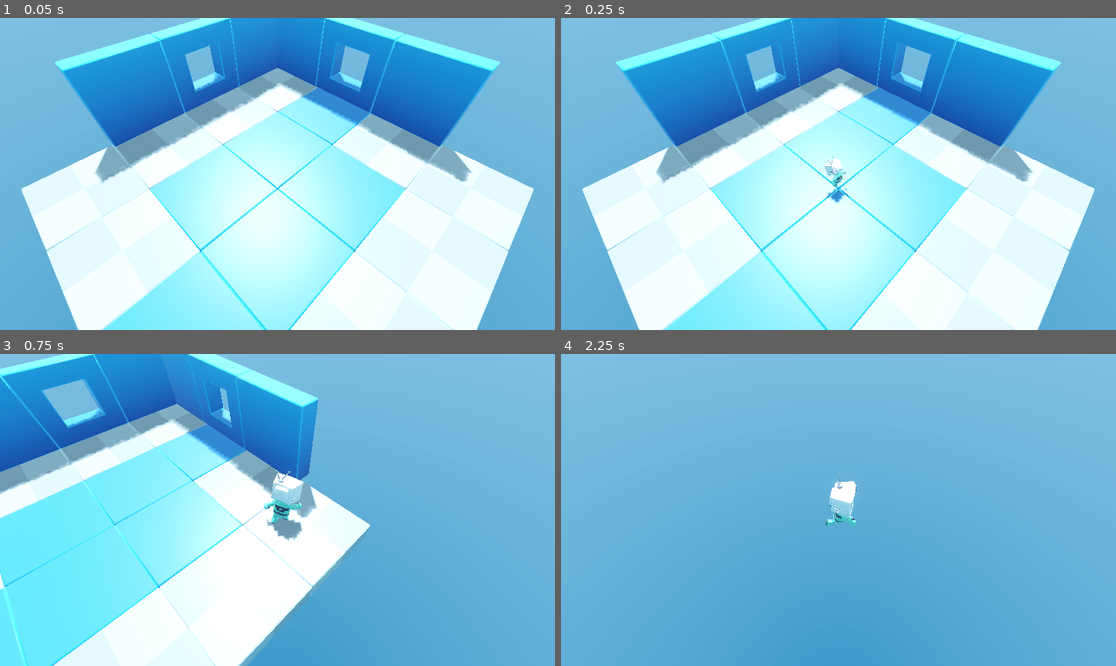
Above: before the commit, frames 1-4 (two rows, left to right).
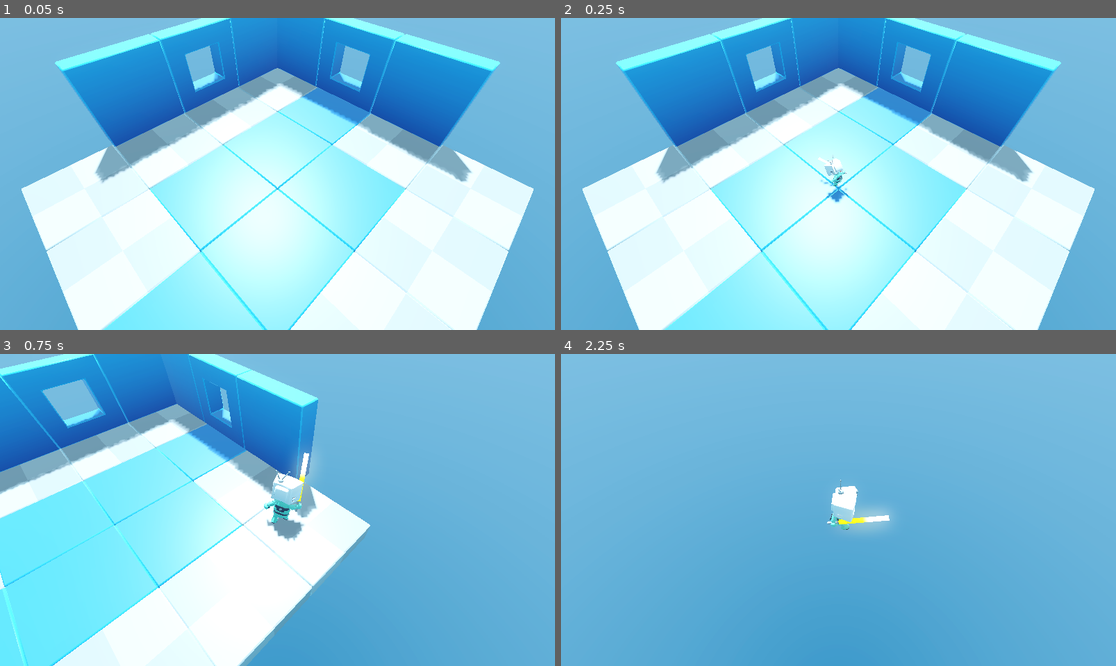
Above: after the commit, the same moments.

Repository: vibrunazo/godot-roguelike
Game: Godot game, scene res://Levels/LevelTemplate.tscn
The game is run twice, just before and just after one commit, with the same random seed, the same clock (stepped at 60 frames per second) and the same inputs.
Inputs:
- Up to frame 1 (0.05 s): no input
- Up to frame 2 (0.25 s): no input
- Up to frame 3 (0.75 s): hold D (move_right) from 0.53 s (still down); hold Space (dash) from 0.53 s (still down)
- Up to frame 4 (2.25 s): release D (move_right) at 1.28 s; release Space (dash) at 1.28 s; hold S (move_back) 1.28-2.03 s; tap Space (dash) at 1.35 s; hold D (move_right) from 2.03 s (still down); hold Space (dash) from 2.03 s (still down)

Frame 1 is identical in both runs. In frame 2, less than 0.1% of the frame differs, in the area x 46-52%, y 44-56%; in frame 3, 0.4%; in frame 4, 0.9%, in the area x 47-60%, y 38-58%.

Commit message:
17. The BoneAttachment3D Node

Diff:
--- a/Player/animated_player.tscn
+++ b/Player/animated_player.tscn
@@ -24,6 +24,18 @@
 
 [node name="GamedevTV_Mannequin_Medium" instance=ExtResource("1_08whr")]
 
+[node name="WeaponSlot" type="BoneAttachment3D" parent="Rig_Medium/Skeleton3D" index="6"]
+bone_name = "hand.r"
+bone_idx = 12
+
+[node name="RightFootBone" type="BoneAttachment3D" parent="Rig_Medium/Skeleton3D" index="7"]
+bone_name = "foot.r"
+bone_idx = 21
+
+[node name="LeftFootBone" type="BoneAttachment3D" parent="Rig_Medium/Skeleton3D" index="8"]
+bone_name = "foot.l"
+bone_idx = 17
+
 [node name="AnimationPlayer" type="AnimationPlayer" parent="." index="1"]
 libraries = {
 &"PlayerAnimations": SubResource("AnimationLibrary_8whr0")
--- a/Player/player.tscn
+++ b/Player/player.tscn
@@ -7,6 +7,34 @@
 [ext_resource type="Script" uid="uid://b6sf47mawx7hp" path="res://Player/mannequin_animation_tree.gd" id="3_vtle1"]
 [ext_resource type="Script" uid="uid://c2fahn2m2se57" path="res://StateMachine/PlayerStates/PlayerFall.gd" id="4_gwnis"]
 [ext_resource type="Script" uid="uid://21pflv2d1drw" path="res://StateMachine/PlayerStates/PlayerDash.gd" id="5_a28ek"]
+
+[sub_resource type="Gradient" id="Gradient_vtle1"]
+offsets = PackedFloat32Array(0, 0.25247526, 0.7574257)
+colors = PackedColorArray(1, 1, 1, 1, 1, 1, 0, 1, 1, 0, 0, 1)
+
+[sub_resource type="GradientTexture2D" id="GradientTexture2D_od3ui"]
+gradient = SubResource("Gradient_vtle1")
+fill_to = Vector2(0, 1)
+
+[sub_resource type="GradientTexture2D" id="GradientTexture2D_00tjw"]
+gradient = SubResource("Gradient_vtle1")
+fill_to = Vector2(0, 1)
+
+[sub_resource type="StandardMaterial3D" id="StandardMaterial3D_x3vf3"]
+albedo_texture = SubResource("GradientTexture2D_od3ui")
+emission_enabled = true
+emission_energy_multiplier = 4.0
+emission_texture = SubResource("GradientTexture2D_00tjw")
+
+[sub_resource type="CylinderMesh" id="CylinderMesh_apopc"]
+top_radius = 0.1
+bottom_radius = 0.1
+cap_top = false
+
+[sub_resource type="CylinderMesh" id="CylinderMesh_5htga"]
+top_radius = 0.05
+bottom_radius = 0.05
+height = 0.5
 
 [sub_resource type="AnimationNodeAnimation" id="AnimationNodeAnimation_vtle1"]
 animation = &"PlayerAnimations/Dodge_Forward"
@@ -147,54 +175,65 @@
 transform = Transform3D(1, 0, 0, 0, 1, 0, 0, 0, 1, 0, -1, 0)
 
 [node name="Skeleton3D" parent="GamedevTV_Mannequin_Medium/Rig_Medium" parent_id_path=PackedInt32Array(1008985588, 119264060) index="0" unique_id=160620034]
-bones/1/position = Vector3(2.6693966e-19, 0.4088917, 6.3643375e-26)
-bones/1/rotation = Quaternion(0.05342303, 0.021560187, -0.001011334, 0.99833876)
-bones/2/rotation = Quaternion(0.021997843, -0.046455514, -0.011573662, 0.9986111)
-bones/3/rotation = Quaternion(-0.0027963133, 7.609721e-10, -0.00024204554, 0.9999961)
+bones/1/position = Vector3(0, 0.34250855, 0)
+bones/1/rotation = Quaternion(0.049999345, 0.021563066, -0.0009477448, 0.998516)
+bones/2/rotation = Quaternion(0.031499717, 0.01707463, -0.022661148, 0.999101)
+bones/3/rotation = Quaternion(0.036159825, -8.813211e-06, -0.00022715177, 0.9993461)
 bones/3/scale = Vector3(1, 0.9999999, 1)
-bones/4/position = Vector3(0.21200737, 0.1373067, 0.016331322)
-bones/4/rotation = Quaternion(-0.6642612, -0.09978933, -0.6487165, 0.35772362)
+bones/4/position = Vector3(0.21200737, 0.13245234, -0.00864213)
+bones/4/rotation = Quaternion(-0.6041391, 0.03544846, -0.6256087, 0.4923141)
 bones/4/scale = Vector3(0.9999993, 0.99999917, 0.99999976)
-bones/5/rotation = Quaternion(-1.13229985e-08, -5.28344e-08, -0.53941125, 0.84204257)
+bones/5/rotation = Quaternion(-1.05615605e-08, -6.4268e-08, -0.57116765, 0.8208334)
 bones/5/scale = Vector3(1.0000002, 0.9999999, 1)
 bones/6/rotation = Quaternion(7.598428e-09, -3.8330903e-09, 0.0266581, 0.99964464)
 bones/6/scale = Vector3(1, 1, 1)
-bones/7/rotation = Quaternion(-0.128151, -0.32806826, 0.01877274, 0.93573296)
+bones/7/rotation = Quaternion(-0.19885518, -0.26042274, -0.033728883, 0.9441923)
 bones/7/scale = Vector3(0.9999999, 1, 1.0000001)
 bones/8/position = Vector3(5.138707e-10, 0.096125096, -0.057500064)
-bones/8/rotation = Quaternion(-0.024385571, 0.01721784, -0.64913154, 0.7600902)
+bones/8/rotation = Quaternion(-0.017888496, -0.017495643, -0.7274513, 0.6857029)
 bones/8/scale = Vector3(1, 1, 1)
-bones/9/position = Vector3(-0.2120074, 0.13095787, -0.01633112)
-bones/9/rotation = Quaternion(-0.6116162, 0.010205328, 0.68677104, 0.39264113)
+bones/9/position = Vector3(-0.21200737, 0.13581213, 0.008642273)
+bones/9/rotation = Quaternion(-0.67953813, 0.039307695, 0.605665, 0.41213208)
 bones/9/scale = Vector3(0.9999993, 0.99999905, 0.99999976)
-bones/10/rotation = Quaternion(3.5526382e-10, 4.6033378e-08, 0.3099554, 0.9507511)
+bones/10/rotation = Quaternion(3.3164838e-08, 1.8239582e-08, 0.5643616, 0.8255277)
 bones/10/scale = Vector3(1.0000002, 0.9999998, 1)
 bones/11/rotation = Quaternion(1.3807978e-10, 3.5662107e-09, -0.026658095, 0.99964464)
 bones/11/scale = Vector3(0.99999994, 0.99999994, 1)
-bones/12/rotation = Quaternion(-0.20602278, 0.23103155, 0.12636305, 0.9424497)
+bones/12/rotation = Quaternion(-0.17711198, 0.3791695, 0.029552305, 0.90773815)
 bones/12/scale = Vector3(0.99999976, 0.99999994, 1.0000002)
 bones/13/position = Vector3(-7.964459e-09, 0.096125126, -0.057500064)
-bones/13/rotation = Quaternion(-0.009031762, 0.01860417, 0.6379377, 0.76981026)
+bones/13/rotation = Quaternion(-0.024539579, -0.022999832, 0.6294081, 0.7763468)
 bones/13/scale = Vector3(1, 1, 1)
-bones/14/rotation = Quaternion(-0.046971437, 0.028523525, -0.0040758573, 0.9984807)
-bones/15/position = Vector3(0.17094508, 0.10822211, -0.047445327)
-bones/15/rotation = Quaternion(0.9982925, 0.032360617, 0.032669324, -0.036022)
+bones/14/rotation = Quaternion(-0.09666774, -0.047923613, -0.00022301238, 0.9941623)
+bones/15/position = Vector3(0.17094508, 0.113885134, 0.010892902)
+bones/15/rotation = Quaternion(0.9600145, 0.020562002, 0.041100103, 0.27615234)
 bones/15/scale = Vector3(0.99999994, 0.99999976, 1.000001)
-bones/16/rotation = Quaternion(0.28680778, 6.4573086e-08, -1.9876175e-07, 0.9579882)
+bones/16/rotation = Quaternion(0.52688766, 5.70193e-08, -3.652884e-07, 0.84993494)
 bones/16/scale = Vector3(1.0000002, 1.0000002, 1.0000001)
-bones/17/rotation = Quaternion(-0.4310733, -0.05375644, 0.02959228, 0.900228)
+bones/17/rotation = Quaternion(-0.67561215, -0.06013266, 0.012048819, 0.73470205)
 bones/17/scale = Vector3(1.0000002, 1.0000007, 0.99999905)
-bones/18/rotation = Quaternion(-4.7321228e-07, 0.92020035, -0.391448, 1.7263825e-07)
+bones/18/rotation = Quaternion(-4.804069e-07, 0.9200438, -0.3918156, 1.689247e-07)
 bones/18/scale = Vector3(1, 0.999997, 1.0000032)
-bones/19/position = Vector3(-0.1709451, 0.113587275, 0.04787688)
-bones/19/rotation = Quaternion(0.92451173, -0.019838357, 0.009474032, 0.3805192)
+bones/19/position = Vector3(-0.17094508, 0.113587305, -0.010903226)
+bones/19/rotation = Quaternion(0.99931437, -0.015155524, 0.015865961, 0.029823652)
 bones/19/scale = Vector3(0.99999994, 0.99999976, 1.000001)
-bones/20/rotation = Quaternion(0.5127122, -5.7807345e-08, 3.5593553e-07, 0.85856056)
+bones/20/rotation = Quaternion(0.73212993, -4.7841986e-08, 5.0880664e-07, 0.68116504)
 bones/20/scale = Vector3(1, 1.0000001, 1)
-bones/21/rotation = Quaternion(-0.62518734, 0.057729688, -0.0005924394, 0.7783365)
+bones/21/rotation = Quaternion(-0.71569306, 0.057302356, 0.006931197, 0.69602585)
 bones/21/scale = Vector3(0.9999999, 1.0000007, 0.999999)
-bones/22/rotation = Quaternion(-4.4676694e-05, 0.92022854, -0.3913816, 1.0191417e-05)
+bones/22/rotation = Quaternion(-4.4679608e-05, 0.92018014, -0.3914953, 1.0198907e-05)
 bones/22/scale = Vector3(1.0000001, 0.99999726, 1.0000031)
+
+[node name="WeaponSlot" parent="GamedevTV_Mannequin_Medium/Rig_Medium/Skeleton3D" index="6"]
+
+[node name="LazerSword" type="MeshInstance3D" parent="GamedevTV_Mannequin_Medium/Rig_Medium/Skeleton3D/WeaponSlot" index="0"]
+transform = Transform3D(-4.371139e-08, -1, 0, 1, -4.371139e-08, 0, 0, 0, 1, -1.25, 0, 0)
+material_override = SubResource("StandardMaterial3D_x3vf3")
+mesh = SubResource("CylinderMesh_apopc")
+
+[node name="Handle" type="MeshInstance3D" parent="GamedevTV_Mannequin_Medium/Rig_Medium/Skeleton3D/WeaponSlot" index="1"]
+transform = Transform3D(-4.371139e-08, -1, 0, 1, -4.371139e-08, 0, 0, 0, 1, 0, 0, 0)
+mesh = SubResource("CylinderMesh_5htga")
 
 [node name="MannequinAnimationTree" type="AnimationTree" parent="GamedevTV_Mannequin_Medium" unique_id=1454625001]
 tree_root = SubResource("AnimationNodeStateMachine_o28un")
